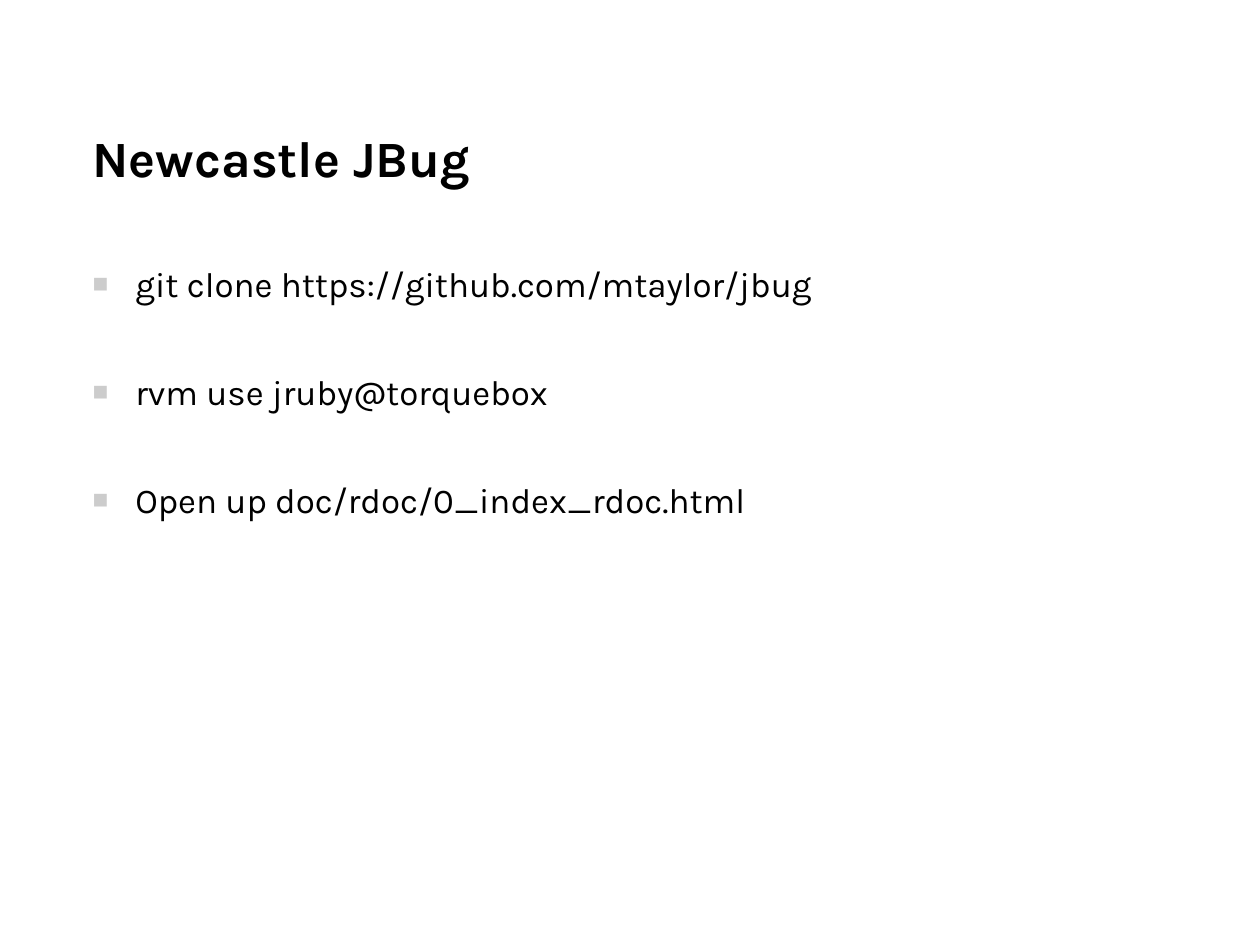
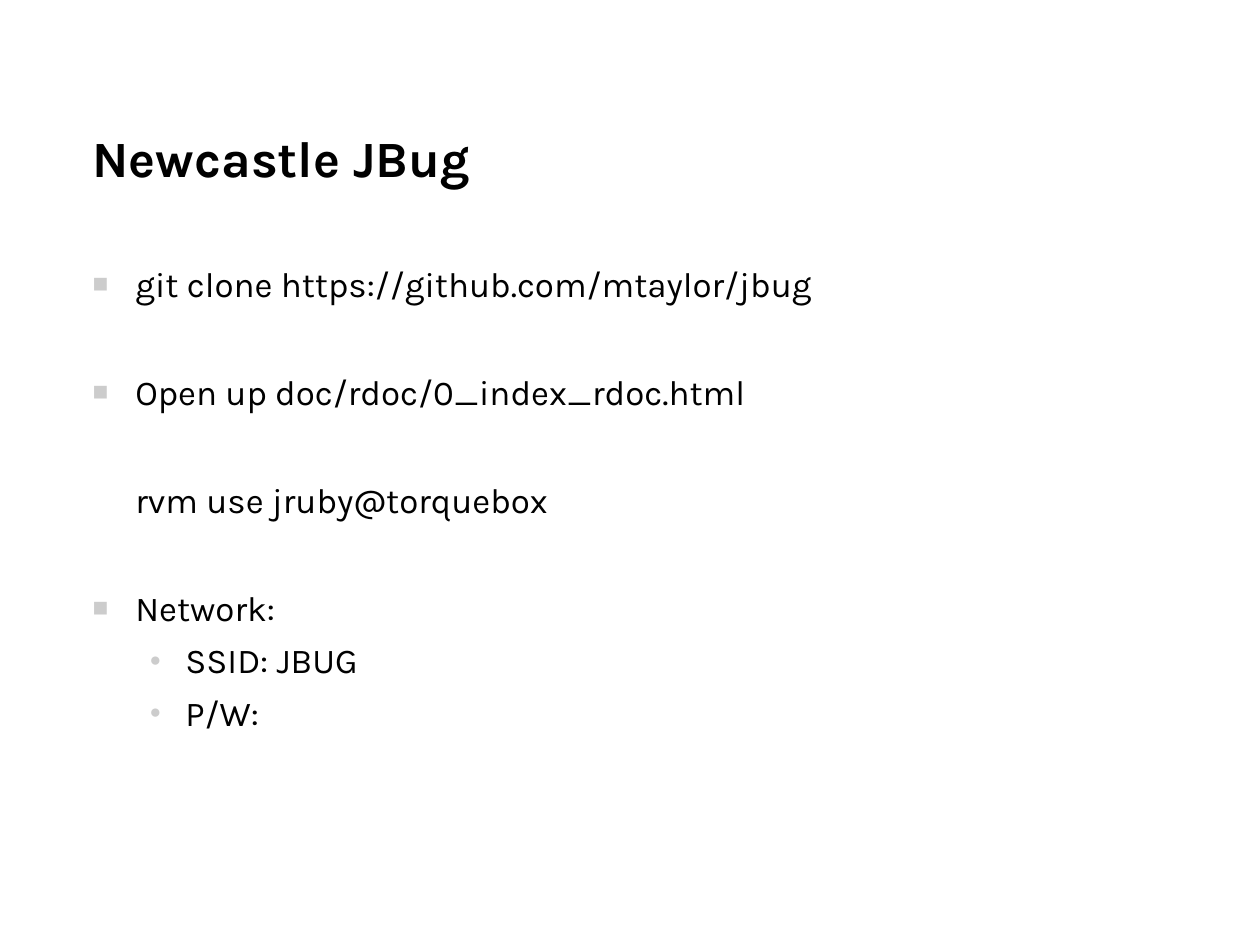
Before and after one commit to mtaylor/jbug, a slide deck: slide 1 of slides/jbug_10_07_12_minimal.odp. Drawn at 1260x945 pixels with LibreOffice and Linux fonts; fonts in the diff are those of the drawing; background and template pictures are left out. Boxes give left, top, right and bottom in pixels: in the first picture for what was removed or moved away, otherwise in the second. Text is boxed around its words. In the diff, an @@ line names an element or a change of style, - is before the commit and + after.

Commit message:
Updated Slides

```diff
--- a/slides/jbug_10_07_12_minimal.odp
+++ b/slides/jbug_10_07_12_minimal.odp
@@ text at box(135, 379, 745, 414): paragraph added @@
+■ Open up doc/rdoc/0_index_rdoc.html
@@ text at box(135, 489, 548, 522): bullet ■ to none @@
@@ text at box(135, 597, 358, 729): text changed @@
-■ Open up doc/rdoc/0_index_rdoc.html
+■ Network:
+  ● SSID: JBUG
+  ● P/W:
```
Also in this commit, not shown: 3 other slides changed, 1 slide removed.
